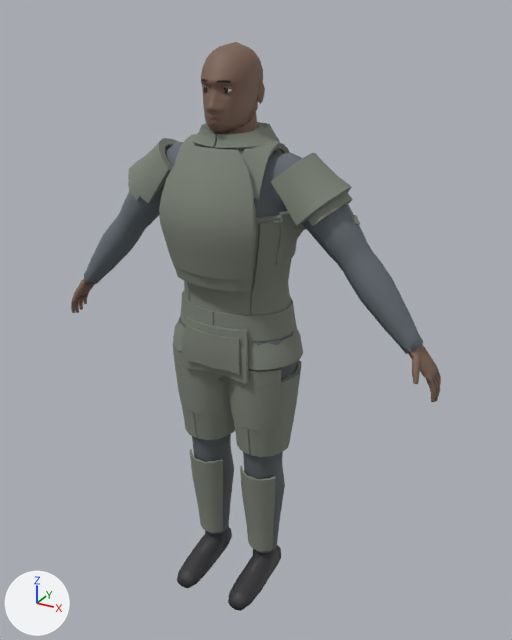
What one commit did to the glTF model models/characters/human/variants/m04.glb.
The view is the same before and after, from a 50 mm lens placed at (1.027, -1.74, 1.853), pointed at (0.06, 0.019, 0.973). Lighting does not change. The marker at lower left points along +X, +Y and +Z. The first picture is the older version.

In view in the first picture: 'body', 'head', 'kitbeltwide', 'kitgplate', 'kitheavy', 'kitlegwrap', 'kitpelvis', 'kitplateheavy', 'kitshcap', 'kitshin', 'kitthigh', 'kitwrap' and 3 more.
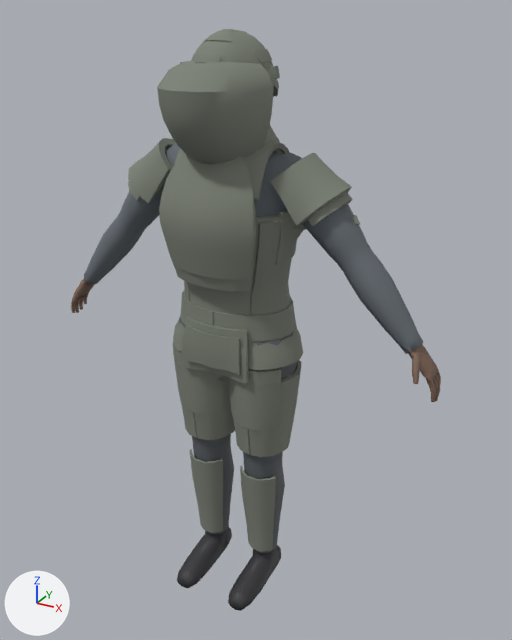
Not visible in the pictures: 'kithelmfast', 'kitmandarmsmid'.

The edits, one by one:
Material 'kitshieldrifle' (mat_kitshieldrifle) is new.
Its base color is (0.2, 0.22, 0.18) (grey #7c8176).
Its roughness is 0.85.
Material 'kitshieldframe' (mat_kitshieldframe) is new.
Its base color is (0.2, 0.22, 0.18) (grey #7c8176).
Its roughness is 0.85.
Material 'kitmandarmsmid' (mat_kitmandarmsmid) is new.
Its base color is (0.2, 0.22, 0.18) (grey #7c8176).
Its roughness is 0.85.
Material 'kitmandarmshigh' (mat_kitmandarmshigh) is new.
Its base color is (0.2, 0.22, 0.18) (grey #7c8176).
Its roughness is 0.85.
Material 'kithelmrifle' (mat_kithelmrifle) is new.
Its base color is (0.2, 0.22, 0.18) (grey #7c8176).
Its roughness is 0.85.
Material 'kithelmfast' (mat_kithelmfast) is new.
Its base color is (0.2, 0.22, 0.18) (grey #7c8176).
Its roughness is 0.85.
Mesh me_kitshieldrifle is new.
It has 240 vertices, 476 faces and spans x -0.157..0.157, y -0.266..-0.045, z 1.476..1.732.
It uses material mat_kitshieldrifle (grey #7c8176).
Mesh me_kitshieldframe is new.
It has 100 vertices, 188 faces and spans x -0.155..0.155, y -0.169..-0.014, z 1.677..1.732.
It uses material mat_kitshieldframe (grey #7c8176).
Mesh me_kitmandarmsmid is new.
It has 32 vertices, 48 faces and spans x -0.12..0.12, y -0.028..0.008, z 1.613..1.691.
It uses material mat_kitmandarmsmid (grey #7c8176).
Mesh me_kitmandarmshigh is new.
It has 32 vertices, 48 faces and spans x -0.114..0.114, y -0.028..0.008, z 1.614..1.721.
It uses material mat_kitmandarmshigh (grey #7c8176).
Mesh me_kithelmrifle is new.
It has 890 vertices, 1760 faces and spans x -0.12..0.12, y -0.162..0.157, z 1.616..1.803.
It uses material mat_kithelmrifle (grey #7c8176).
Mesh me_kithelmfast is new.
It has 890 vertices, 1760 faces and spans x -0.11..0.11, y -0.155..0.149, z 1.629..1.796.
It uses material mat_kithelmfast (grey #7c8176).
Object 'kitshieldrifle' (ob_kitshieldrifle) is new; it shows me_kitshieldrifle.
Its location is (0.0, 0.0, 0.0).
Object 'kitshieldframe' (ob_kitshieldframe) is new; it shows me_kitshieldframe.
Its location is (0.0, 0.0, 0.0).
Object 'kitmandarmsmid' (ob_kitmandarmsmid) is new; it shows me_kitmandarmsmid.
Its location is (0.0, 0.0, 0.0).
Object 'kitmandarmshigh' (ob_kitmandarmshigh) is new; it shows me_kitmandarmshigh.
Its location is (0.0, 0.0, 0.0).
Object 'kithelmrifle' (ob_kithelmrifle) is new; it shows me_kithelmrifle.
Its location is (0.0, 0.0, 0.0).
Object 'kithelmfast' (ob_kithelmfast) is new; it shows me_kithelmfast.
Its location is (0.0, 0.0, 0.0).

Pixel boxes [x1, y1, x2, y2] of what changed, in the pictures (512 x 640 px):
'kitshieldrifle', added: after [157, 61, 273, 164]
'kithelmrifle', added: after [191, 29, 279, 97]
'kitshieldframe', added: after [180, 61, 280, 80]
'kitmandarmshigh', added (mostly hidden): after [263, 63, 270, 69]
'head', unchanged, covered by the edit: before [201, 42, 265, 133]
